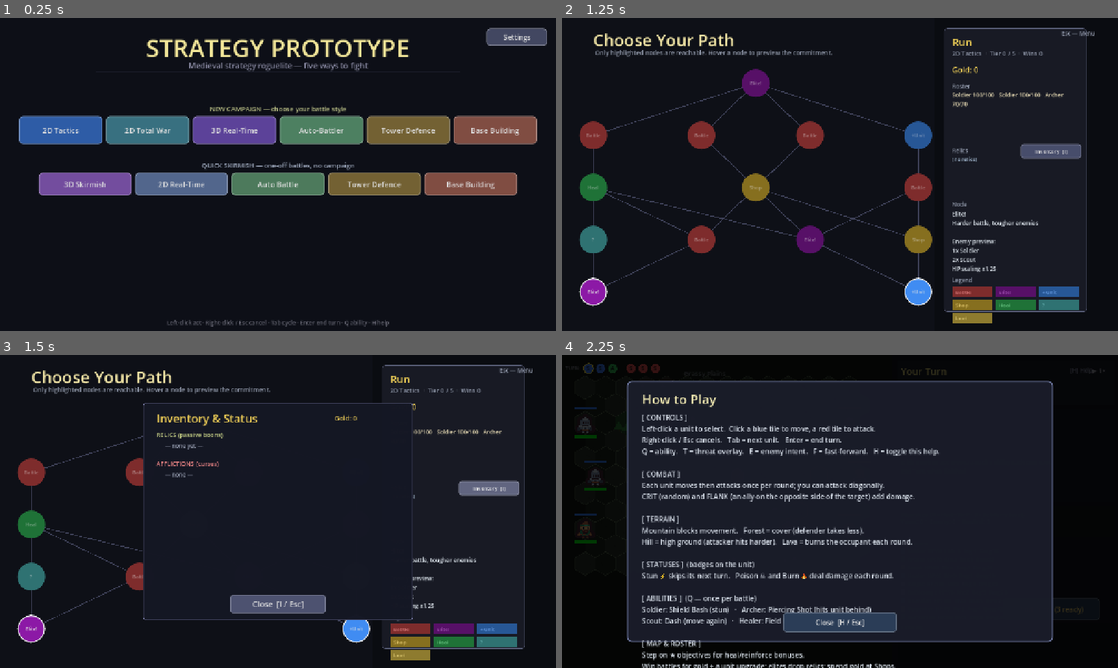
Above: before the commit, frames 1-4 (two rows, left to right).
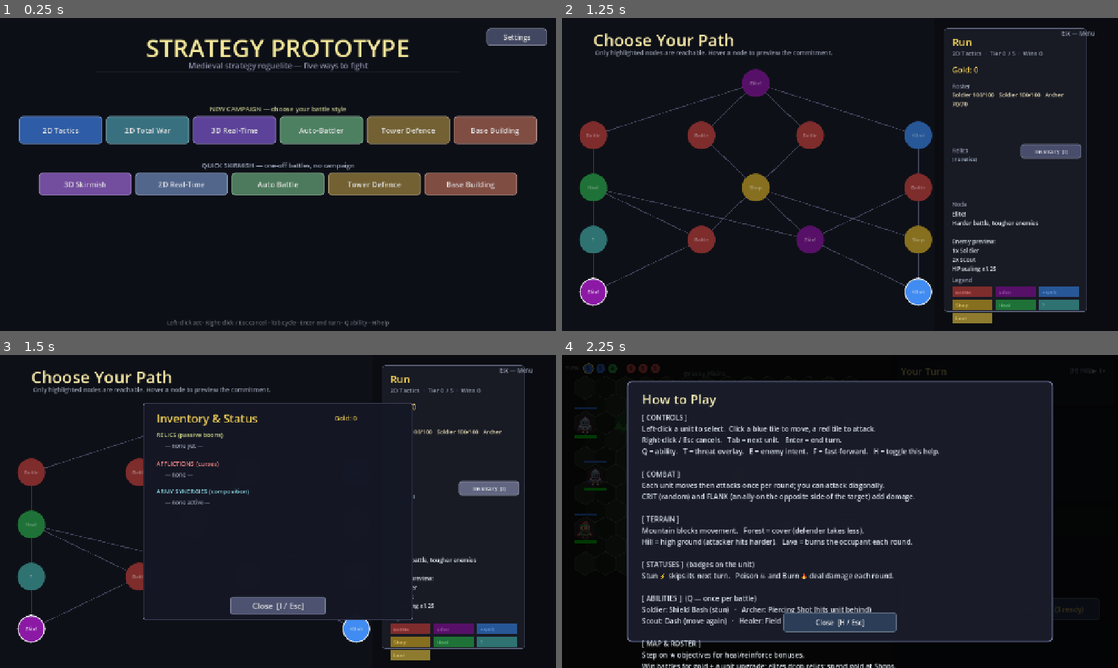
Above: after the commit, the same moments.

Repository: kabuumu/strategy-prototype
Game: Godot game, scene res://src/title/title.tscn
The game is run twice, just before and just after one commit, with the same random seed, the same clock (stepped at 60 frames per second) and the same inputs.
Inputs:
- Up to frame 1 (0.25 s): no input
- Up to frame 2 (1.25 s): click "2D Tactics" at 0.5 s
- Up to frame 3 (1.5 s): click "Inventory [I]" at 1.25 s
- Up to frame 4 (2.25 s): click "Elite!" at 2 s

Frames 1-2 are identical in both runs. In frame 3, 0.5% of the frame differs, in the area x 28-59%, y 42-83%; in frame 4, nothing differs.

Commit message:
Gameplay: army synergies (composition bonuses)
Rewards deliberate army-building with passive bonuses from roster composition,
applied to the player team in the hex battle and shown in the Inventory overlay:
- Phalanx — 3+ melee units → all take 10% less damage
- Volley  — 3+ ranged units → +1 attack range for all
- Horde   — 6+ units → +4 damage for all

Computed live from player_roster (GameManager.army_synergies); wired into
unit.gd's damage / range / damage-taken getters.

Validated headless: a 7-unit mixed roster lights up all three synergies.

Co-Authored-By: Claude Opus 4.8 <noreply@anthropic.com>

Diff:
--- a/src/battle/unit.gd
+++ b/src/battle/unit.gd
@@ -306,6 +306,8 @@
 		if u == "eagle_eye":
 			v += 1
 	v += GameManager.relic_range_bonus()
+	if team == 0 and GameManager.has_synergy("volley"):
+		v += 1   # Volley synergy
 	if enraged:
 		v += int(udata.get("enrage_range_bonus", 0))
 	return mini(v, 4)
@@ -328,6 +330,8 @@
 	v += (vet_level - 1) * 2   # veterancy
 	if team == 0:
 		v += GameManager.relic_damage_bonus()
+		if GameManager.has_synergy("horde"):
+			v += 4   # Horde synergy
 		v = maxi(1, v - GameManager.curse_damage_penalty())
 	return v
 
@@ -341,6 +345,8 @@
 	var mult: float = maxf(0.40, 1.0 - 0.20 * float(stacks))
 	if team == 0:
 		mult *= GameManager.relic_damage_taken_mult()   # Aegis relic
+		if GameManager.has_synergy("phalanx"):
+			mult *= 0.90   # Phalanx synergy
 	return mult
 
 # Bonus crit chance contributed by Lucky upgrades (+15% per stack).
--- a/src/game_manager.gd
+++ b/src/game_manager.gd
@@ -266,6 +266,35 @@
 	# Mythic — only ever granted by the (extremely rare) god encounter.
 	"divine_favor": {"name": "Divine Favour", "desc": "+25 dmg, +60 HP, +2 move, +1 range, +1 AP, +25% crit, −40% damage taken"},
 }
+
+# Army synergies — passive bonuses earned by roster composition, rewarding
+# deliberate army-building. Computed live from player_roster; applied (player
+# team) in unit.gd and shown on the map.
+const SYNERGIES: Dictionary = {
+	"phalanx": {"name": "Phalanx",  "desc": "3+ melee units → all units take 10% less damage"},
+	"volley":  {"name": "Volley",   "desc": "3+ ranged units → +1 attack range for all"},
+	"horde":   {"name": "Horde",    "desc": "6+ units → +4 damage for all"},
+}
+
+func army_synergies() -> Array[String]:
+	var melee: int = 0
+	var ranged: int = 0
+	for e: Dictionary in player_roster:
+		if int(UNIT_TYPES[e["type"]]["attack_range"]) <= 1:
+			melee += 1
+		else:
+			ranged += 1
+	var out: Array[String] = []
+	if melee >= 3:
+		out.append("phalanx")
+	if ranged >= 3:
+		out.append("volley")
+	if player_roster.size() >= 6:
+		out.append("horde")
+	return out
+
+func has_synergy(id: String) -> bool:
+	return id in army_synergies()
 
 # Curses — run-long afflictions (the dark side of risky events). Applied to the
 # player team in unit.gd, mirroring relics but negative.
--- a/src/level_select/level_select.gd
+++ b/src/level_select/level_select.gd
@@ -204,7 +204,19 @@
 			root.add_child(UITheme.label("%s — %s" % [String(c["name"]), String(c["desc"])],
 				13, Color(0.98, 0.78, 0.78), Vector2(372.0, y), Vector2(548.0, 34.0)))
 			y += 32.0
-	root.add_child(UITheme.button("Close  [I / Esc]", Vector2(530.0, 552.0), Vector2(220.0, 42.0),
+	y += 12.0
+	root.add_child(UITheme.label("ARMY SYNERGIES (composition)", 14, Color(0.55, 0.85, 0.90), Vector2(360.0, y), Vector2(560.0, 22.0)))
+	y += 26.0
+	var syn := GameManager.army_synergies()
+	if syn.is_empty():
+		root.add_child(UITheme.label("  — none active —", 13, UITheme.TEXT_MUTED, Vector2(372.0, y), Vector2(548.0, 20.0)))
+	else:
+		for sid: String in syn:
+			var sd: Dictionary = GameManager.SYNERGIES[sid]
+			root.add_child(UITheme.label("%s — %s" % [String(sd["name"]), String(sd["desc"])],
+				13, Color(0.75, 0.92, 0.96), Vector2(372.0, y), Vector2(548.0, 32.0)))
+			y += 30.0
+	root.add_child(UITheme.button("Close  [I / Esc]", Vector2(530.0, 556.0), Vector2(220.0, 42.0),
 		Color(0.30, 0.32, 0.44), _toggle_inventory))
 	add_child(root)
 	_inventory_popup = root
